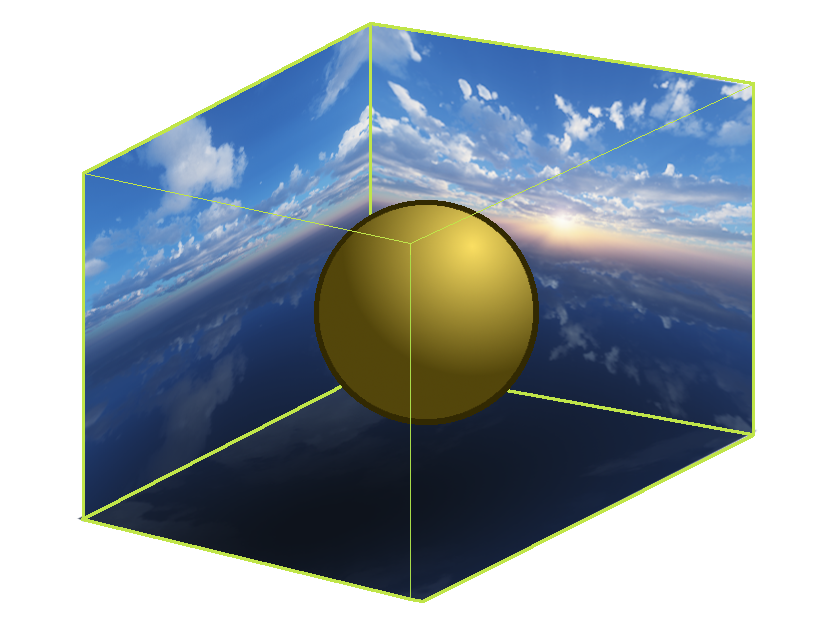
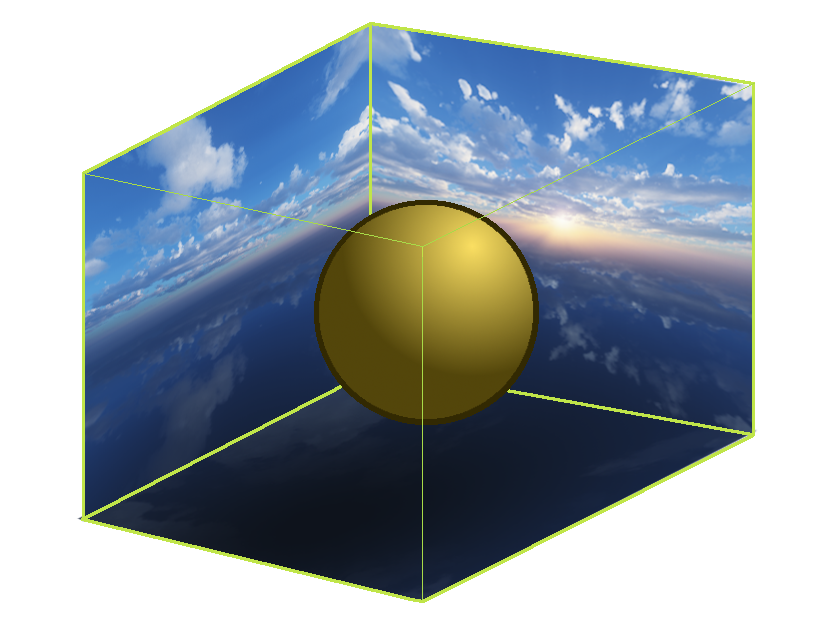
The second 826x620 image is a revision of the first. Changes to its layers:
painted on "TopCage" over [83, 83, 755, 600]
